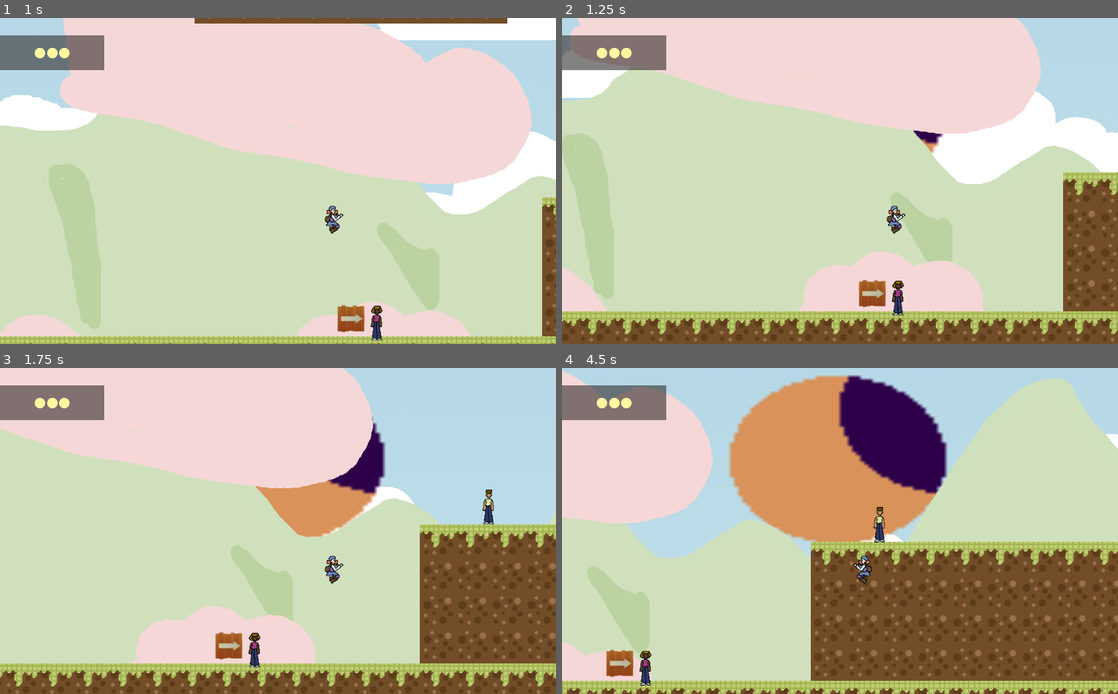
Above: before the commit, frames 1-4 (two rows, left to right).
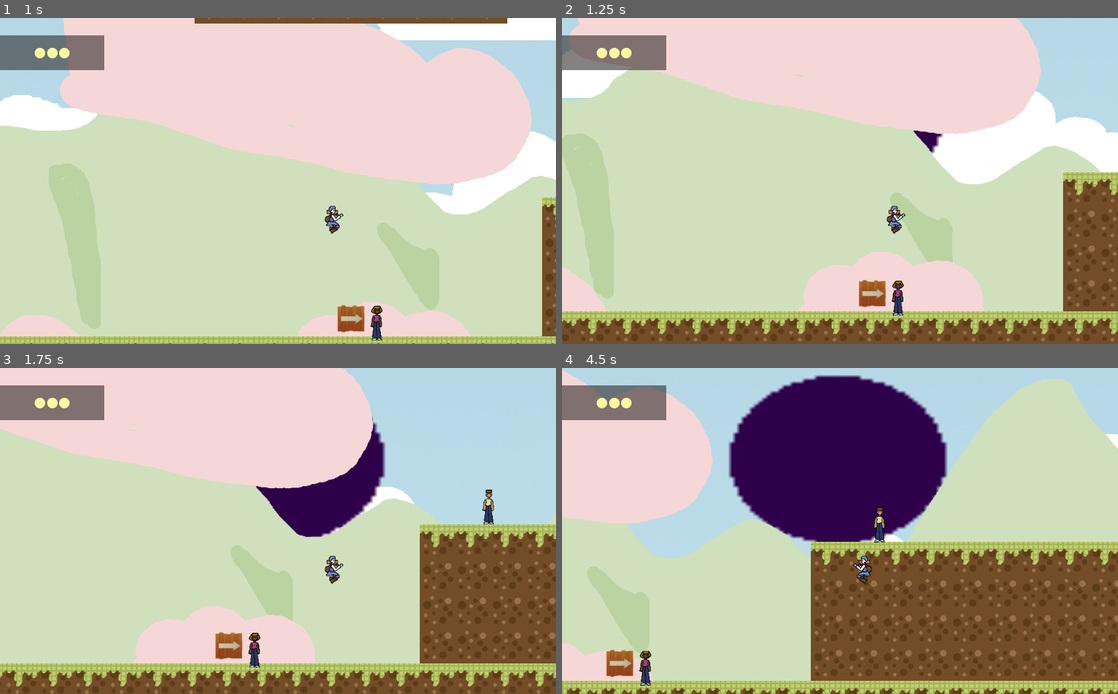
Above: after the commit, the same moments.

Repository: elros88/eclipta
Game: Godot game, scene res://levels/title.tscn
Same seed, same stepped clock (60 frames per second), same inputs: the game is played once before the commit and once after it.
Inputs:
- Up to frame 1 (1 s): hold Right (right) from 0.53 s (still down); hold Space (jump) from 0.53 s (still down)
- Up to frame 2 (1.25 s): keep holding Right (right); keep holding Space (jump)
- Up to frame 3 (1.75 s): keep holding Right (right); release Space (jump) at 1.28 s; tap Tab (attack) at 1.35 s; tap Space (jump) at 1.52, 1.55 s
- Up to frame 4 (4.5 s): tap Space (jump) at 1.82, 3.02, 3.05, 3.32, 4.35 s; release Right (right) at 2.03 s; hold Left (left) 2.03-2.78 s; hold Space (jump) 2.03-2.78 s; tap Z (green) at 2.1 s; hold Right (right) 2.78-4.28 s; tap X (red) at 2.85 s; hold Space (jump) 3.53-4.28 s; tap C (yellow) at 3.6 s; hold Left (left) from 4.28 s (still down)

Frame 1 is identical in both runs. In frame 2, less than 0.1% of the frame differs, in the area x 64-68%, y 37-42%; in frame 3, 2.3%; in frame 4, 11%, in the area x 30-68%, y 2-54%.

Commit message:
Arreglando musica

Diff:
--- a/src/character/anger.tscn
+++ b/src/character/anger.tscn
@@ -1,9 +1,10 @@
-[gd_scene load_steps=8 format=2]
+[gd_scene load_steps=9 format=2]
 
 [ext_resource path="res://resource/foes/foe-2/enojo0.png" type="Texture" id=1]
 [ext_resource path="res://resource/foes/foe-2/enojo2.png" type="Texture" id=2]
 [ext_resource path="res://resource/foes/foe-2/enojo1.png" type="Texture" id=3]
 [ext_resource path="res://character/sadness.gd" type="Script" id=4]
+[ext_resource path="res://resource/sound/Mostricos.wav" type="AudioStream" id=5]
 
 [sub_resource type="RectangleShape2D" id=4]
 extents = Vector2( 19.5, 21.5 )
@@ -76,4 +77,7 @@
 "_edit_use_anchors_": false
 }
 
+[node name="Scream" type="AudioStreamPlayer2D" parent="."]
+stream = ExtResource( 5 )
+
 [connection signal="body_entered" from="Side_Checker" to="." method="_on_Side_Checker_body_entered"]
--- a/src/character/jeoluosy.tscn
+++ b/src/character/jeoluosy.tscn
@@ -1,9 +1,10 @@
-[gd_scene load_steps=8 format=2]
+[gd_scene load_steps=9 format=2]
 
 [ext_resource path="res://character/sadness.gd" type="Script" id=1]
 [ext_resource path="res://resource/foes/foe-3/celos1.png" type="Texture" id=2]
 [ext_resource path="res://resource/foes/foe-3/celos2.png" type="Texture" id=3]
 [ext_resource path="res://resource/foes/foe-3/celos0.png" type="Texture" id=4]
+[ext_resource path="res://resource/sound/Mostricos.wav" type="AudioStream" id=5]
 
 [sub_resource type="SpriteFrames" id=3]
 animations = [ {
@@ -75,4 +76,7 @@
 "_edit_use_anchors_": false
 }
 
+[node name="Scream" type="AudioStreamPlayer2D" parent="."]
+stream = ExtResource( 5 )
+
 [connection signal="body_entered" from="Side_Checker" to="." method="_on_Side_Checker_body_entered"]
--- a/src/character/sadness.gd
+++ b/src/character/sadness.gd
@@ -56,3 +56,7 @@
 		emit_signal("saved")
 		eclipse = false
 		foe_saved = true
+
+
+func play_scream():
+	$Scream.play()
--- a/src/character/sadness.tscn
+++ b/src/character/sadness.tscn
@@ -1,7 +1,8 @@
-[gd_scene load_steps=5 format=2]
+[gd_scene load_steps=6 format=2]
 
 [ext_resource path="res://character/sadness.gd" type="Script" id=1]
 [ext_resource path="res://character/sadness.tres" type="SpriteFrames" id=2]
+[ext_resource path="res://resource/sound/Mostricos-II.wav" type="AudioStream" id=3]
 
 [sub_resource type="RectangleShape2D" id=1]
 extents = Vector2( 22.75, 25.75 )
@@ -58,4 +59,7 @@
 "_edit_use_anchors_": false
 }
 
+[node name="Scream" type="AudioStreamPlayer2D" parent="."]
+stream = ExtResource( 3 )
+
 [connection signal="body_entered" from="Side_Checker" to="." method="_on_Side_Checker_body_entered"]
--- a/src/levels/level-1.gd
+++ b/src/levels/level-1.gd
@@ -37,11 +37,8 @@
 		$ParallaxBackground/Sky/AnimatedSprite.play("sun-1")
 		$ParallaxBackground/Mountains/AnimatedSprite.play("day")
 		$ParallaxBackground/Mountains2/AnimatedSprite.play("day")
-		audio_file = "res://resource/sound/Level I Loop.wav"
-		if File.new().file_exists(audio_file):
-			var sfx = load(audio_file)
-			$AudioStreamPlayer2D.stream = sfx
-			$AudioStreamPlayer2D.play()
+		$EclipseSound.stop()
+		$DaySound.play()
 	if bg_counter == 1:
 		$ParallaxBackground/Sky/AnimatedSprite.play("sun-2")
 		$ParallaxBackground/Mountains/AnimatedSprite.play("transition")
@@ -57,11 +54,9 @@
 		$Foes/Foe8.eclipse = true
 		$Foes/Foe9.eclipse = true
 		$Foes/Foe10.eclipse = true
-		audio_file = "res://resource/sound/Loop Eclipse.wav"
-		if File.new().file_exists(audio_file):
-			var sfx = load(audio_file)
-			$AudioStreamPlayer2D.stream = sfx
-			$AudioStreamPlayer2D.play()
+		$TransitionSound.play()
+		$EclipseSound.play()
+		$DaySound.stop()
 
 	if bg_counter == 2:
 		$ParallaxBackground/Sky/AnimatedSprite.play("sun-3")
@@ -89,6 +84,7 @@
 
 func _on_Foe_saved():
 	friends_saved += 1
+	$MonsterScream.play()
 	if friends_saved < friends:
 		$Items/Door/AnimatedSprite.play("close")
 		$Items/Door.open = false
--- a/src/levels/level-1.tscn
+++ b/src/levels/level-1.tscn
@@ -32,6 +32,9 @@
 [ext_resource path="res://items/red.tscn" type="PackedScene" id=30]
 [ext_resource path="res://items/green.tscn" type="PackedScene" id=31]
 [ext_resource path="res://items/yellow.tscn" type="PackedScene" id=32]
+[ext_resource path="res://resource/sound/Loop Eclipse.wav" type="AudioStream" id=33]
+[ext_resource path="res://resource/sound/Trz I.wav" type="AudioStream" id=34]
+[ext_resource path="res://resource/sound/Mostricos.wav" type="AudioStream" id=35]
 
 [sub_resource type="SpriteFrames" id=29]
 animations = [ {
@@ -169,7 +172,7 @@
 scale = Vector2( 7.5, 5.8125 )
 frames = SubResource( 29 )
 animation = "sun"
-frame = 8
+frame = 5
 playing = true
 
 [node name="Mountains" type="ParallaxLayer" parent="ParallaxBackground"]
@@ -438,11 +441,23 @@
 ¡que molesto!"
 foe_type = 1
 
-[node name="AudioStreamPlayer2D" type="AudioStreamPlayer2D" parent="."]
+[node name="DaySound" type="AudioStreamPlayer2D" parent="."]
 position = Vector2( 2304, -96 )
 stream = ExtResource( 29 )
 autoplay = true
 max_distance = 10000.0
+
+[node name="EclipseSound" type="AudioStreamPlayer2D" parent="."]
+position = Vector2( 2304, -96 )
+stream = ExtResource( 33 )
+
+[node name="TransitionSound" type="AudioStreamPlayer2D" parent="."]
+position = Vector2( 2304, -96 )
+stream = ExtResource( 34 )
+
+[node name="MonsterScream" type="AudioStreamPlayer2D" parent="."]
+position = Vector2( 2304, -96 )
+stream = ExtResource( 35 )
 
 [node name="Messages" type="Node2D" parent="."]
 
Not shown: 1 places in src/levels/level-1.tscn that only renumber resources
Not shown, changed: build/.DS_Store
Not shown, changed: build/index.html
Not shown, changed: build/index.pck
